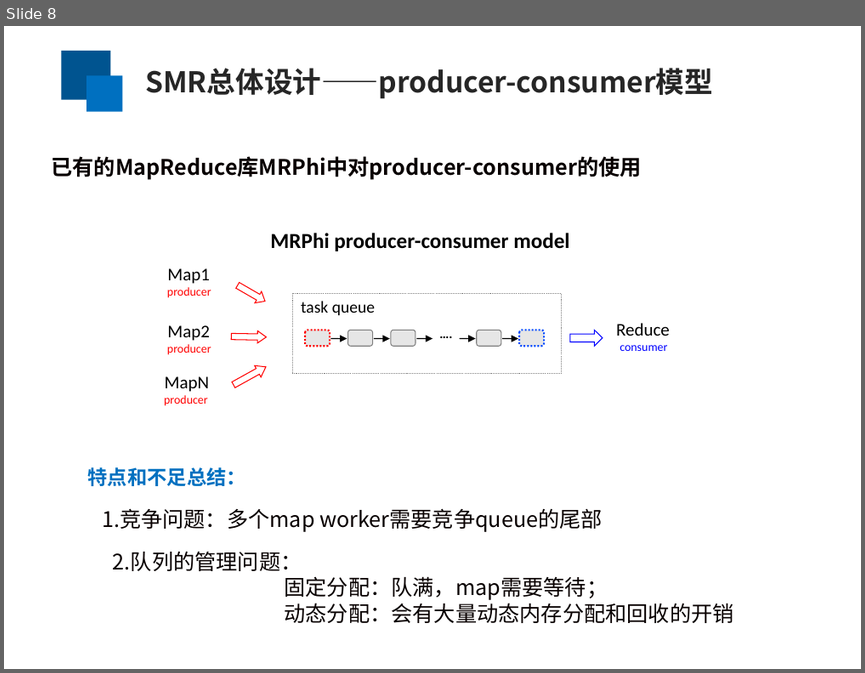
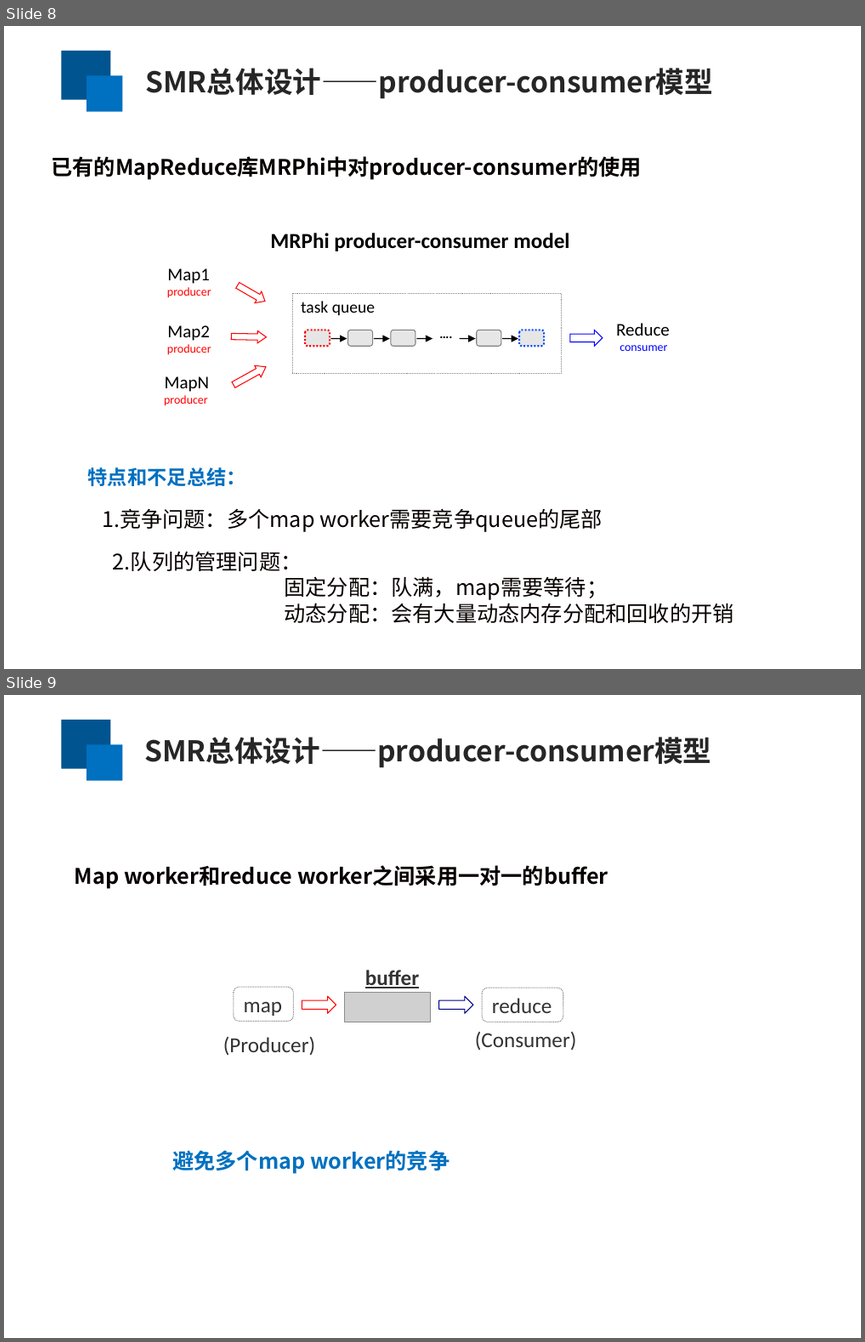
Before and after one commit to yufenyu/work, a slide deck: dmr_paper/paper/chinaSys-2016.ppt. Shown one above the other, each under a label of ours: slide 8 before the commit, slides 8 and 9 after it. The pictures are 865x673 and 865x1342 pixels, drawn with LibreOffice and Linux fonts; fonts in the diff are those of the drawing; grey boxes stand for pictures. Boxes give left, top, right and bottom in pixels: in the first picture for what was removed or moved away, otherwise in the second. Text is boxed around its words. In the diff, an @@ line names an element or a change of style, - is before the commit and + after.

```diff
--- a/dmr_paper/paper/chinaSys-2016.ppt
+++ b/dmr_paper/paper/chinaSys-2016.ppt
@@ slide 9 added at [4,695,861,1338], background #FFFFFF @@
@@ rectangle added at [62,720,111,769], fill #005490 @@
@@ rectangle added at [86,744,122,781], fill #0070C0 @@
@@ text added at [144,737,711,768], 24 pt, text #262626, bold @@
+SMR总体设计——producer-consumer模型
@@ text added at [75,865,608,889], 18 pt, text #080000, bold @@
+Map worker和reduce worker之间采用一对一的buffer
@@ text added at [365,970,419,988], 18 pt, text #333333, bold, underline @@
+buffer
@@ rounded rectangle added at [234,987,294,1021], outline #808080 0.74 pt dashed, 18 pt, text #333333 @@
+map
@@ right arrow added at [302,996,336,1013], outline #FF0000 0.74 pt @@
@@ picture added at [345,992,431,1021] @@
@@ right arrow added at [439,996,473,1013], outline #000080 0.74 pt @@
@@ rounded rectangle added at [482,987,563,1021], outline #808080 0.74 pt dashed, 18 pt, text #333333 @@
+reduce
@@ text added at [223,1037,315,1055], 18 pt, text #333333 @@
+(Producer)
@@ text added at [475,1032,577,1049], 18 pt, text #333333 @@
+(Consumer)
@@ text added at [172,1150,449,1174], 18 pt, text #0070C0, bold @@
+避免多个map worker的竞争
```
Also in this commit, not shown: 8 slides changed, 10 other slides added.
